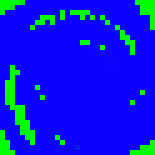
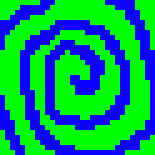
Revision of a layered (155, 155) image; what changed, layer by layer:
hid "Layer 10" over [left=0, top=0, right=155, bottom=155]
hid "Layer 8" over [left=0, top=0, right=155, bottom=155]
hid "Layer 9" over [left=0, top=0, right=155, bottom=155]
hid "Layer 7" over [left=0, top=0, right=155, bottom=155]
hid "Layer 5" over [left=0, top=0, right=155, bottom=155]
hid "Layer 2" over [left=0, top=0, right=155, bottom=155]
